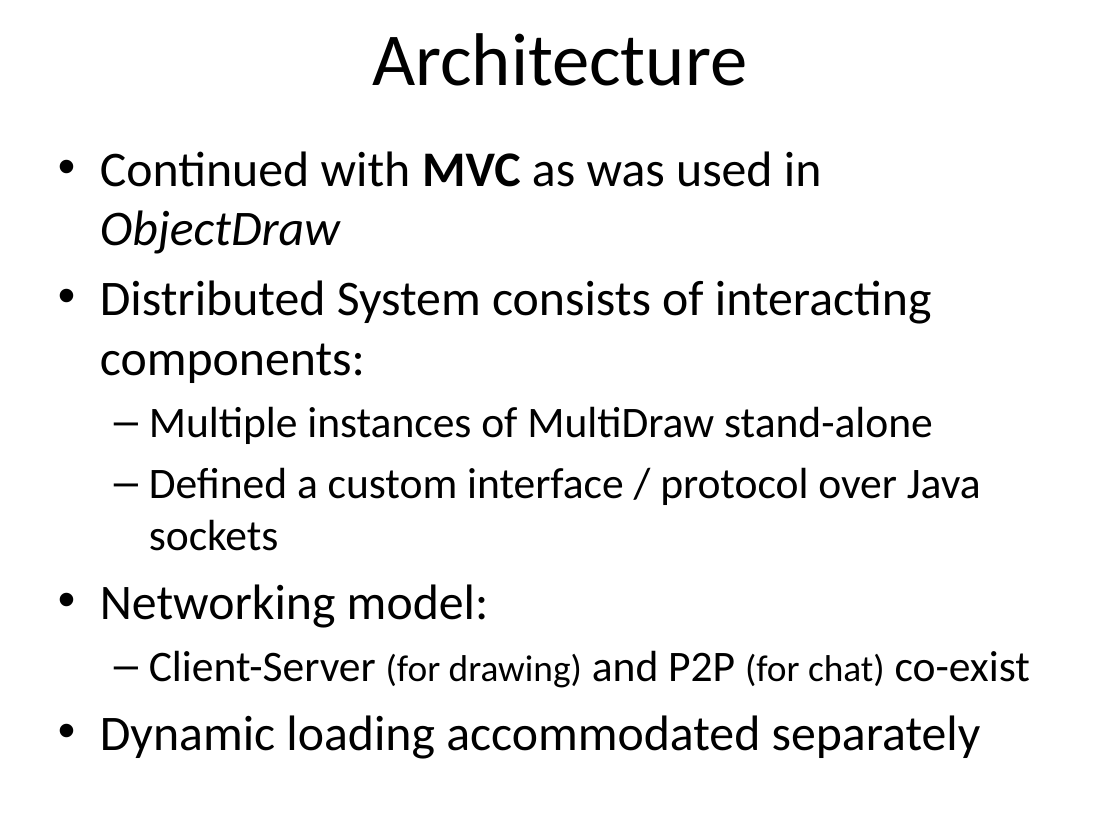
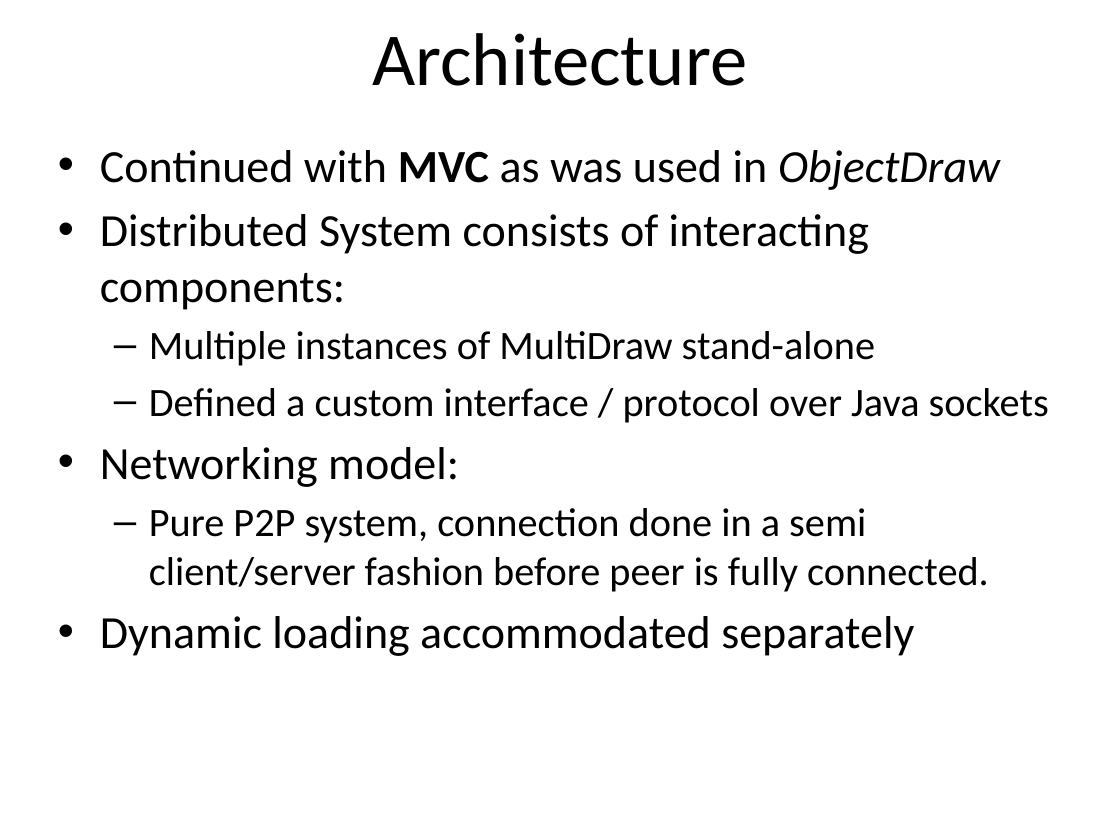
Before and after one commit to satpreetsingh/182mainproject, a slide deck: slide 3 of Documentation/Final Documentation/Team1_May_06_2009_Final_Presentation_Sat.pptx. Drawn at 1120x840 pixels with LibreOffice and Linux fonts; fonts in the diff are those of the drawing. Boxes give left, top, right and bottom in pixels: in the first picture for what was removed or moved away, otherwise in the second. Text is boxed around its words. In the diff, an @@ line names an element or a change of style, - is before the commit and + after.

```diff
--- a/Documentation/Final Documentation/Team1_May_06_2009_Final_Presentation_Sat.pptx
+++ b/Documentation/Final Documentation/Team1_May_06_2009_Final_Presentation_Sat.pptx
@@ text at (x1=100, y1=150, x2=1049, y2=656): size 32 to 29.6 pt in "Continued with MVC as was used in ...", "Distributed System consists of interacting components:", "Networking model:", "Dynamic loading accommodated separately"; size 28 to 25.9 pt in "Multiple instances of MultiDraw stand-alone", "Defined a custom interface / protocol over ..." @@
@@ text at (x1=149, y1=508, x2=989, y2=592): text changed; size 28 to 25.9 pt @@
-  – Client-Server (for drawing) and P2P (for chat) co-exist
+  – Pure P2P system, connection done in a semi client/server fashion before peer is fully connected.
```
Also in this commit, not shown: 2 other slides changed, 1 other file.
